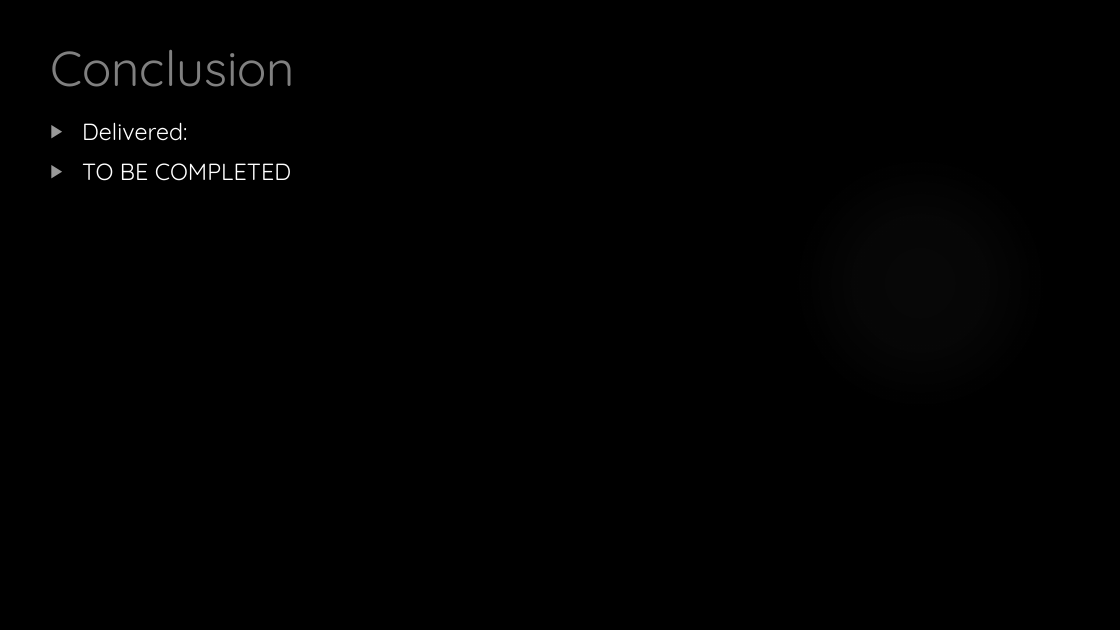
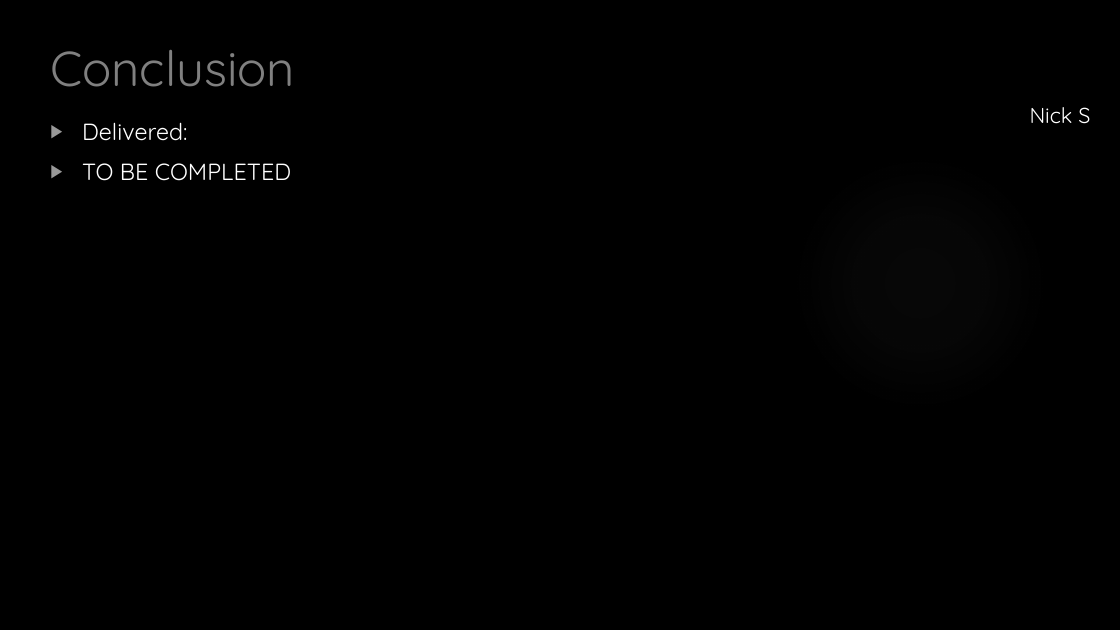
Before and after one commit to HASP-UMN/CubeSat, a slide deck: slide 43 of Presentations/CDR_Presentation.pptx (slide 32 before the commit). Drawn at 1120x630 pixels with LibreOffice and Linux fonts; fonts in the diff are those of the drawing; background and template pictures are left out. Boxes give left, top, right and bottom in pixels: in the first picture for what was removed or moved away, otherwise in the second. Text is boxed around its words. In the diff, an @@ line names an element or a change of style, - is before the commit and + after.

```diff
--- a/Presentations/CDR_Presentation.pptx
+++ b/Presentations/CDR_Presentation.pptx
@@ text added at [1030, 107, 1090, 124], 18.5 pt, text #FFFFFF @@
+Nick S
```
Also in this commit, not shown: 10 other slides changed, 13 slides added, 1 slide removed, 1 other file.
